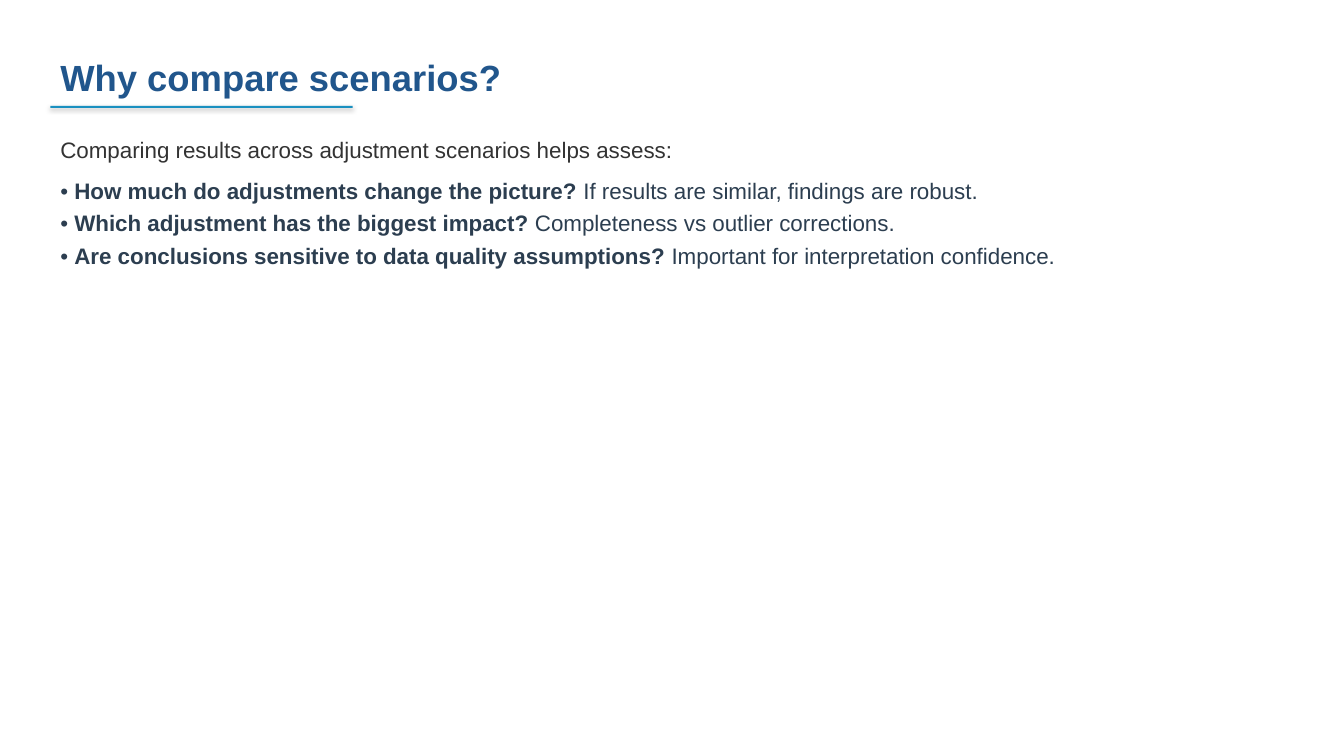
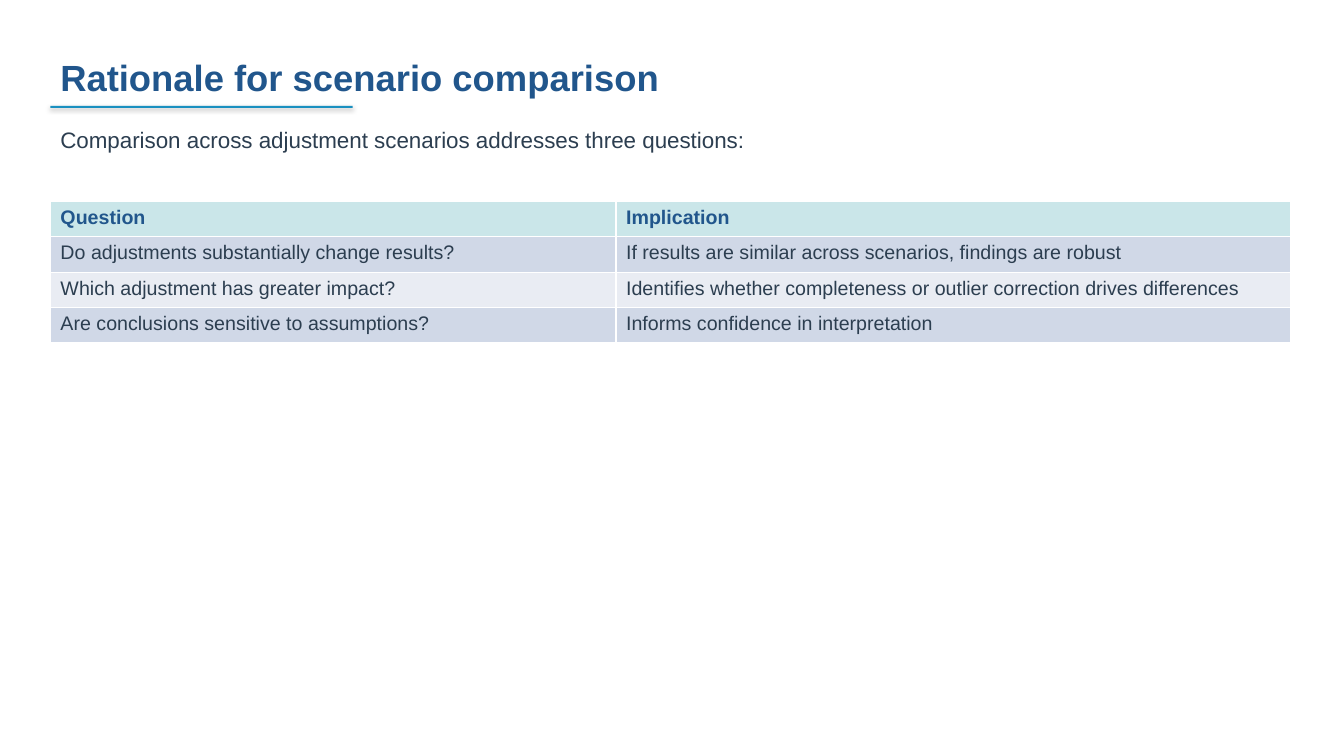
Before and after one commit to FASTR-Analytics/fastr-resource-hub, a slide deck: slide 69 of outputs/2026-zambia_deck.pptx (slide 72 before the commit). Drawn at 1344x756 pixels with LibreOffice and Linux fonts; fonts in the diff are those of the drawing. Boxes give left, top, right and bottom in pixels: in the first picture for what was removed or moved away, otherwise in the second. Text is boxed around its words. In the diff, an @@ line names an element or a change of style, - is before the commit and + after.

```diff
--- a/outputs/2026-zambia_deck.pptx
+++ b/outputs/2026-zambia_deck.pptx
@@ text at <box>60,64,658,99</box>: text changed @@
-Why compare scenarios?
+Rationale for scenario comparison
@@ text at <box>60,131,744,153</box>: text changed @@
-Comparing results across adjustment scenarios helps assess:
-• How much do adjustments change the picture? If results are similar, findings are robust.
-• Which adjustment has the biggest impact? Completeness vs outlier corrections.
-• Are conclusions sensitive to data quality assumptions? Important for interpretation confidence.
+Comparison across adjustment scenarios addresses three questions:
@@ table added at <box>50,202,1291,343</box>, 4 rows, 2 columns @@
+Question | Implication
+Do adjustments substantially change results? | If results are similar across scenarios, findings are robust
+Which adjustment has greater impact? | Identifies whether completeness or outlier correction drives differences
+Are conclusions sensitive to assumptions? | Informs confidence in interpretation
```
Also in this commit, not shown: 25 other slides changed, 24 slides added, 39 slides removed, 12 other files.
